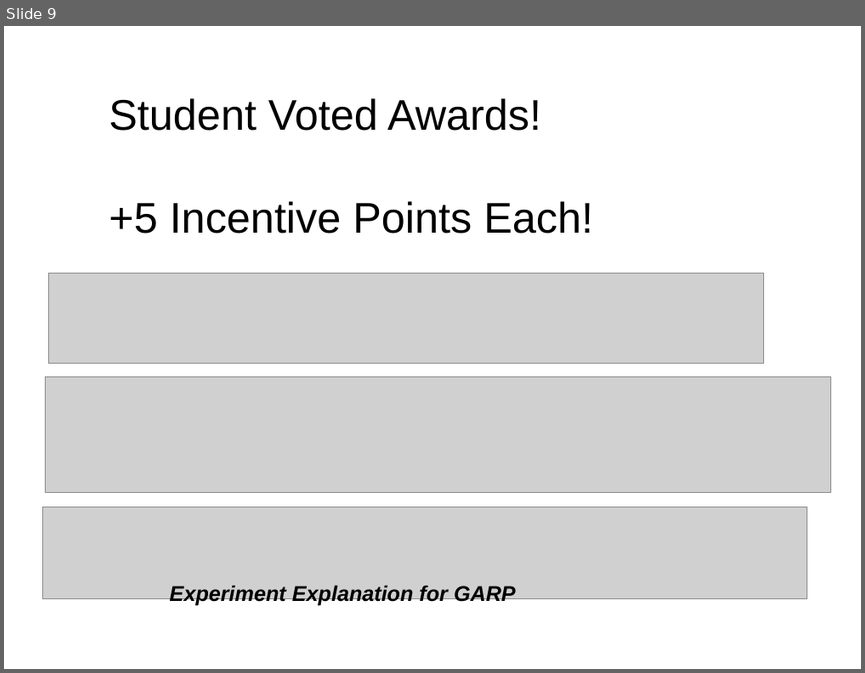
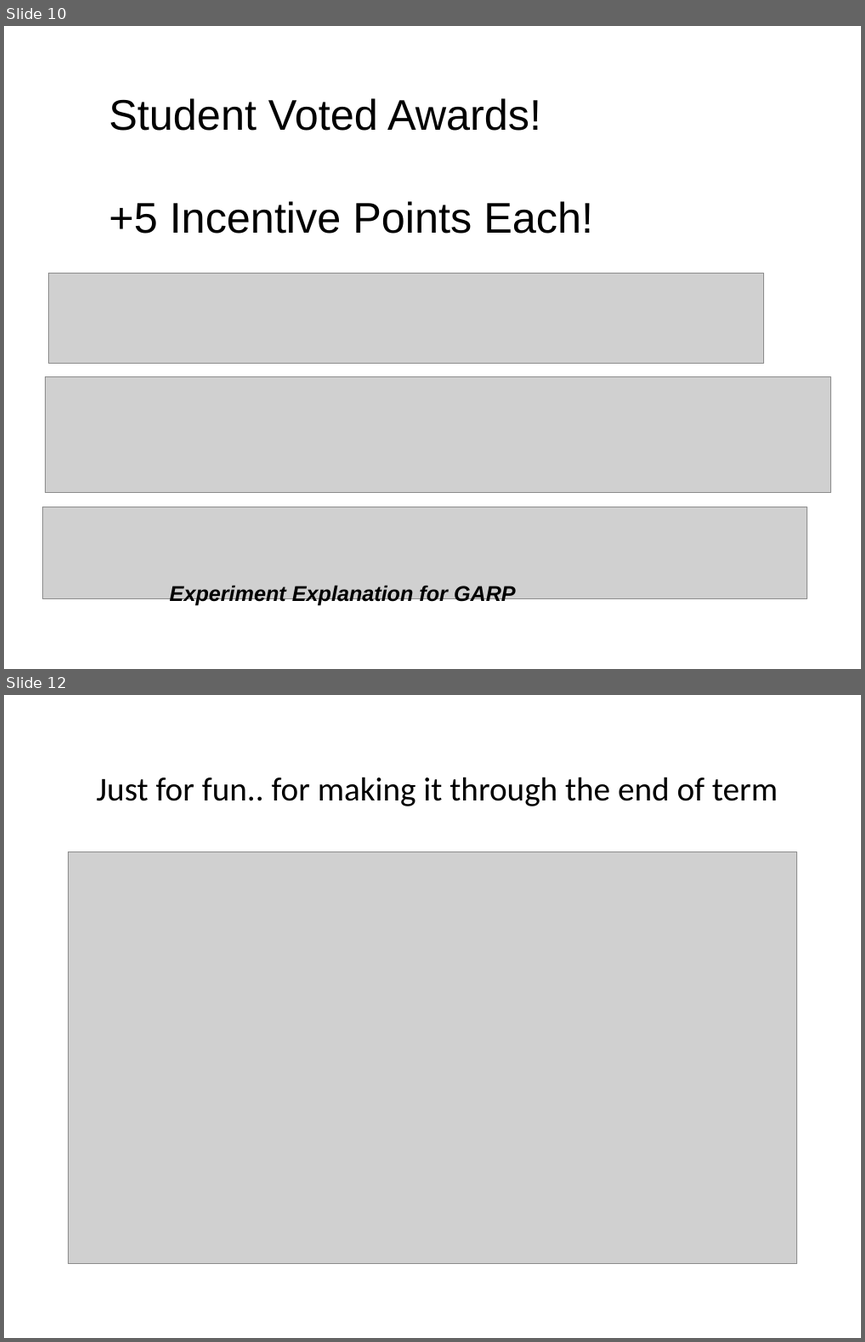
Before and after one commit to RHIT-CSSE/csse220, a slide deck: ClassMaterials/MergeSort/Slides/Part2-Presentation.pptx. Shown one above the other, each under a label of ours: slide 9 before the commit, slides 10 and 12 after it; the slides between them are not shown. The pictures are 865x673 and 865x1342 pixels, drawn with LibreOffice and Linux fonts; fonts in the diff are those of the drawing; grey boxes stand for pictures. Boxes give left, top, right and bottom in pixels: in the first picture for what was removed or moved away, otherwise in the second. Text is boxed around its words. In the diff, an @@ line names an element or a change of style, - is before the commit and + after.

```diff
--- a/ClassMaterials/MergeSort/Slides/Part2-Presentation.pptx
+++ b/ClassMaterials/MergeSort/Slides/Part2-Presentation.pptx
@@ slide 12 added at bbox=[4, 695, 861, 1338], background #FFFFFF @@
@@ title added at bbox=[97, 777, 778, 806], 28 pt, text #000000 @@
+Just for fun.. for making it through the end of term
@@ picture added at bbox=[69, 851, 797, 1264] @@
@@ what was slide 9 is now slide 10 @@
```
Also in this commit, not shown: 2 slides changed, 6 other slides added, 6 other files.
